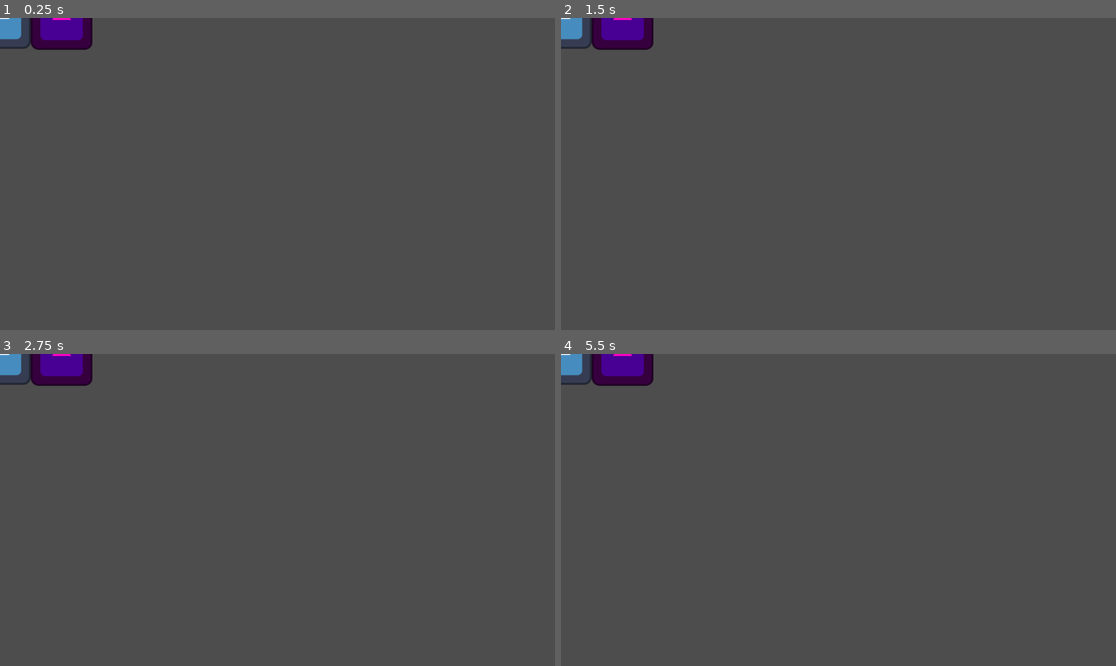
Above: before the commit, frames 1-4 (two rows, left to right).
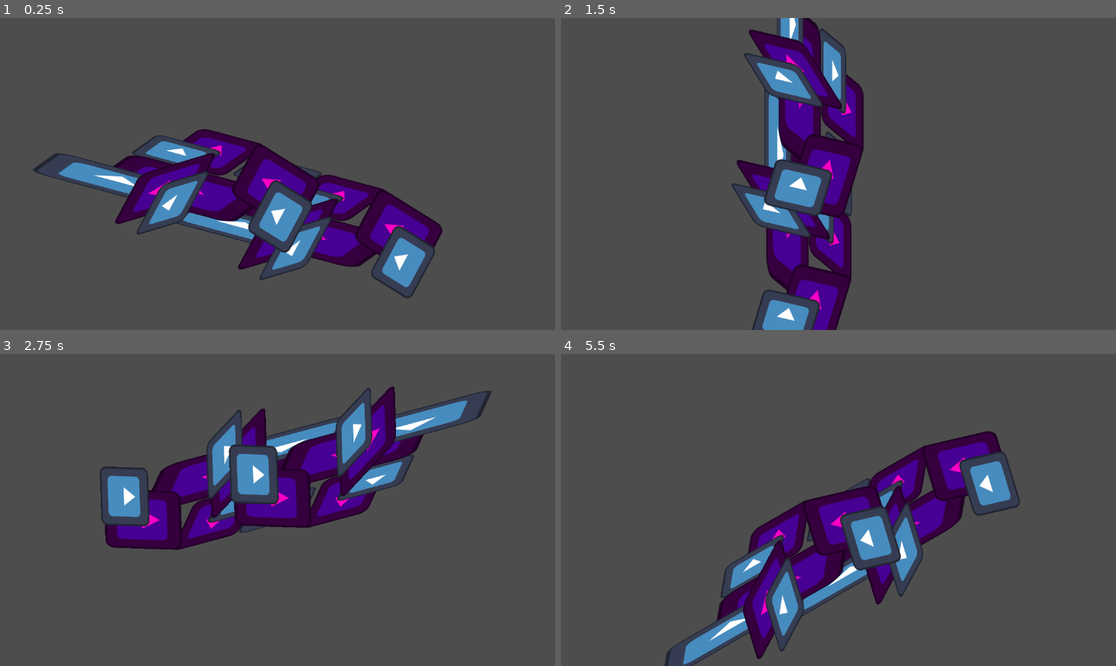
Above: after the commit, the same moments.

Repository: Cute-Penguin-Dev/Balloon-Game-Repo
Game: Godot game, scene res://icon.tscn
Two runs of this game, one before a commit and one after it. Both use one fixed random seed, a clock stepped at 60 frames per second and the inputs below. The engine's default icon, where the game draws it, is replaced by a stand-in: a white triangle on a blue panel in a dark square.
Inputs:
- Up to frame 1 (0.25 s): no input
- Up to frame 2 (1.5 s): no input
- Up to frame 3 (2.75 s): no input
- Up to frame 4 (5.5 s): no input

The runs differ from the first frame. In frame 1, 16% of the frame differs, in the area x 0-80%, y 0-90%; in frame 2, 15%; in frame 3, 16%; in frame 4, 16%.

Commit message:
dfrdfgudrg feyrgd, and i added more godot and camera and streached and change position and skew add added rotation and a script that rotatates and, uetbvfyurgvufdgg dfbug

Diff:
--- /dev/null
+++ b/icon.gd
@@ -0,0 +1,4 @@
+extends Sprite2D
+@onready var icon = $"."
+func _process(delta):
+	icon.rotation_degrees+=1
--- a/icon.tscn
+++ b/icon.tscn
@@ -1,11 +1,134 @@
-[gd_scene load_steps=2 format=3 uid="uid://qqm4wptti323"]
+[gd_scene load_steps=3 format=3 uid="uid://qqm4wptti323"]
 
 [ext_resource type="Texture2D" uid="uid://bb754qxgqydup" path="res://icon.svg" id="1_4dtcg"]
+[ext_resource type="Script" path="res://icon.gd" id="2_embmf"]
 
 [node name="Icon" type="Sprite2D"]
+position = Vector2(150.5, 44.5)
+scale = Vector2(3.35156, 1.69531)
+skew = 0.689405
 texture = ExtResource("1_4dtcg")
+script = ExtResource("2_embmf")
 
 [node name="Icon" type="Sprite2D" parent="."]
 self_modulate = Color(1, 0, 0.768627, 1)
-position = Vector2(128, 2)
+position = Vector2(128, 39.6359)
+scale = Vector2(1, 1.58806)
 texture = ExtResource("1_4dtcg")
+
+[node name="Icon" type="Sprite2D" parent="Icon"]
+position = Vector2(-48.7832, 29.4565)
+scale = Vector2(1, 0.629698)
+texture = ExtResource("1_4dtcg")
+
+[node name="Icon2" type="Sprite2D" parent="."]
+self_modulate = Color(1, 0, 0.768627, 1)
+position = Vector2(157.389, 245.088)
+scale = Vector2(2.20396, 1.58806)
+texture = ExtResource("1_4dtcg")
+
+[node name="Icon" type="Sprite2D" parent="Icon2"]
+position = Vector2(-48.7832, 29.4565)
+scale = Vector2(1, 0.629698)
+texture = ExtResource("1_4dtcg")
+
+[node name="Icon3" type="Sprite2D" parent="."]
+self_modulate = Color(1, 0, 0.768627, 1)
+position = Vector2(133.818, 265.733)
+rotation = -1.79756
+scale = Vector2(2.20396, 1.68286)
+skew = -1.04392
+texture = ExtResource("1_4dtcg")
+
+[node name="Icon" type="Sprite2D" parent="Icon3"]
+position = Vector2(-48.7832, 29.4565)
+scale = Vector2(1, 0.629698)
+texture = ExtResource("1_4dtcg")
+
+[node name="Icon4" type="Sprite2D" parent="."]
+self_modulate = Color(1, 0, 0.768627, 1)
+position = Vector2(288.075, 123.576)
+rotation = 4.48563
+scale = Vector2(2.20396, 1.58806)
+skew = 0.785398
+texture = ExtResource("1_4dtcg")
+
+[node name="Icon" type="Sprite2D" parent="Icon4"]
+position = Vector2(-48.7832, 29.4565)
+scale = Vector2(1, 0.629698)
+texture = ExtResource("1_4dtcg")
+
+[node name="Icon" type="Sprite2D" parent="Icon4/Icon"]
+self_modulate = Color(1, 0, 0.768627, 1)
+position = Vector2(-81.0305, -304.544)
+scale = Vector2(1, 1.58806)
+skew = -0.71733
+texture = ExtResource("1_4dtcg")
+
+[node name="Icon" type="Sprite2D" parent="Icon4/Icon/Icon"]
+position = Vector2(-48.7832, 29.4565)
+scale = Vector2(1, 0.629698)
+texture = ExtResource("1_4dtcg")
+
+[node name="Icon5" type="Sprite2D" parent="."]
+self_modulate = Color(1, 0, 0.768627, 1)
+position = Vector2(-135.832, -19.1524)
+scale = Vector2(1, 1.58806)
+texture = ExtResource("1_4dtcg")
+
+[node name="Icon" type="Sprite2D" parent="Icon5"]
+position = Vector2(-48.7832, 29.4565)
+scale = Vector2(1, 0.629698)
+texture = ExtResource("1_4dtcg")
+
+[node name="Icon6" type="Sprite2D" parent="."]
+self_modulate = Color(1, 0, 0.768627, 1)
+position = Vector2(-106.443, 186.299)
+scale = Vector2(2.20396, 1.58806)
+texture = ExtResource("1_4dtcg")
+
+[node name="Icon" type="Sprite2D" parent="Icon6"]
+position = Vector2(-48.7832, 29.4565)
+scale = Vector2(1, 0.629698)
+texture = ExtResource("1_4dtcg")
+
+[node name="Icon7" type="Sprite2D" parent="."]
+self_modulate = Color(1, 0, 0.768627, 1)
+position = Vector2(-130.014, 206.944)
+rotation = -1.79756
+scale = Vector2(2.20396, 1.68286)
+skew = -1.04392
+texture = ExtResource("1_4dtcg")
+
+[node name="Icon" type="Sprite2D" parent="Icon7"]
+position = Vector2(-48.7832, 29.4565)
+scale = Vector2(1, 0.629698)
+texture = ExtResource("1_4dtcg")
+
+[node name="Icon8" type="Sprite2D" parent="."]
+self_modulate = Color(1, 0, 0.768627, 1)
+position = Vector2(24.2424, 64.7877)
+rotation = 4.48563
+scale = Vector2(2.20396, 1.58806)
+skew = 0.785398
+texture = ExtResource("1_4dtcg")
+
+[node name="Icon" type="Sprite2D" parent="Icon8"]
+position = Vector2(-48.7832, 29.4565)
+scale = Vector2(1, 0.629698)
+texture = ExtResource("1_4dtcg")
+
+[node name="Icon" type="Sprite2D" parent="Icon8/Icon"]
+self_modulate = Color(1, 0, 0.768627, 1)
+position = Vector2(-81.0305, -304.544)
+scale = Vector2(1, 1.58806)
+skew = -0.71733
+texture = ExtResource("1_4dtcg")
+
+[node name="Icon" type="Sprite2D" parent="Icon8/Icon/Icon"]
+position = Vector2(-48.7832, 29.4565)
+scale = Vector2(1, 0.629698)
+texture = ExtResource("1_4dtcg")
+
+[node name="Camera2D" type="Camera2D" parent="."]
+zoom = Vector2(0.33, 0.33)
